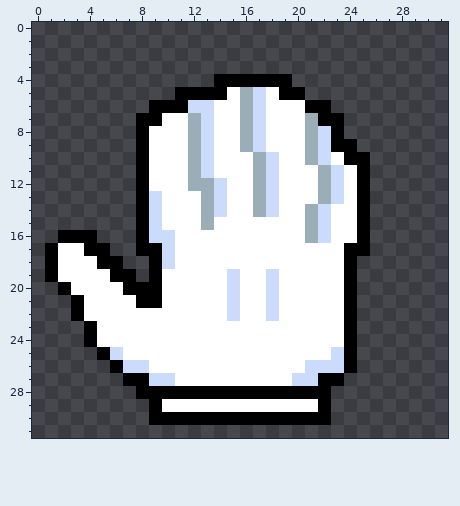
Two versions of one pixel-art file, assets/level-up.aseprite. That is the earlier state.
32x32 pixels, 1 frame.
And afterwards:
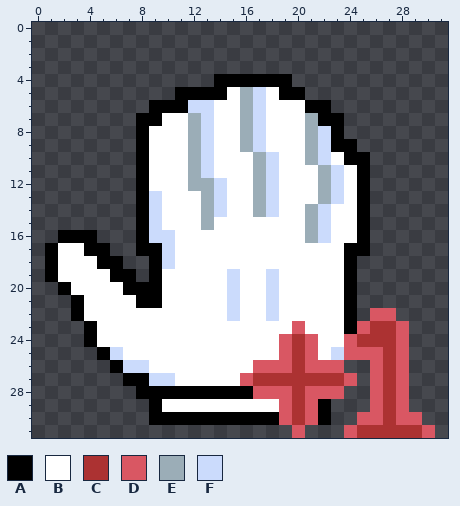
Palette (. is transparent): A #000000  B #ffffff  C #ac3232  D #d95763  E #9badb7  F #cbdbfc
Difference:
Changed rows in their new state; - is an unchanged pixel.
first column x 16:
22 ----------DD---
23 ----D----DCCD--
24 ---DCD--DCCCD--
25 ---DCD--DDDCD--
26 -DDDCDDD.-DCD--
27 DCCCCCCCD-DCD--
28 -DDDCDDD--DCD--
29 ---DCD----DCD--
30 ---DCD---DDCDD-
31 ----D---DCCCCCD
